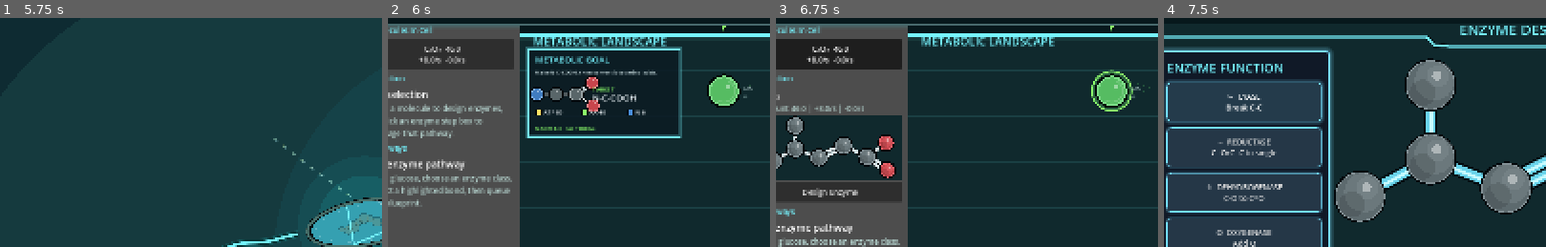
Above: before the commit, frames 1-4 (left to right).
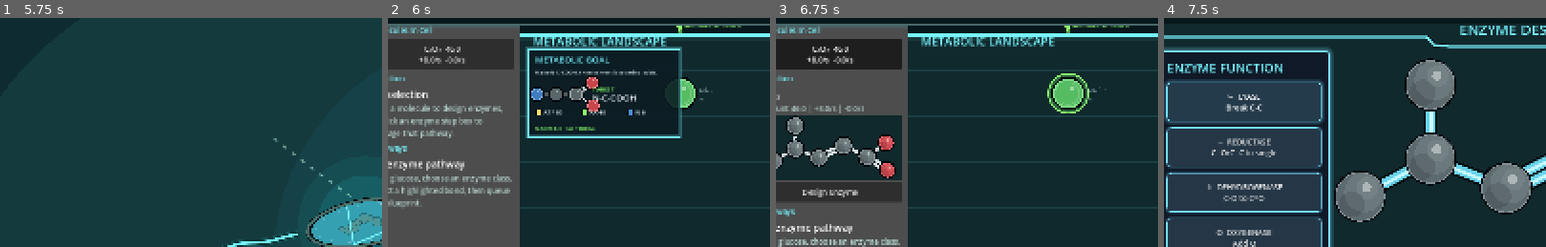
Above: after the commit, the same moments.

Repository: EliasEnglund/SimCell
Game: Godot game, scene res://scenes/main.tscn
The game is run twice, just before and just after one commit, with the same random seed, the same clock (stepped at 60 frames per second) and the same inputs.
Inputs (mouse positions are % of the whole screen's width and height, from its top left):
- Up to frame 1 (5.75 s): click "PLAY" at 0.5 s; click "♪" at 1.25 s; click "♫" at 2 s; click "Ⅱ" at 2.75 s; click "-" at 3.5 s; click "+" at 4.25 s; click (33, 96) at 5.02 s
- Up to frame 2 (6 s): click (40, 96) at 5.77 s
- Up to frame 3 (6.75 s): click "C₆O₂ 46.0 +8.0/s -0.0/s" at 6.5 s
- Up to frame 4 (7.5 s): click "Design Enzyme" at 7.25 s
The pictures show only the part of the screen within x 2-52%, y 5-55%; the shares and areas given below are measured in that part.

Frame 1 is identical in both runs. In frame 2, 1.8% of the frame differs, in the area x 75-96%, y 3-40%; in frame 3, 3.3%, in the area x 71-98%, y 3-42%; in frame 4, nothing differs.

Commit message:
Stabilize metabolism grid routing

Diff:
--- a/scripts/ui/metabolism_workspace.gd
+++ b/scripts/ui/metabolism_workspace.gd
@@ -118,12 +118,12 @@
 	_dragging = false
 	if _dragging_molecule and not _drag_molecule_id.is_empty() and _layout_positions.has(_drag_molecule_id):
 		var size_px: Vector2 = _visible_sizes.get(_drag_molecule_id, MOLECULE_CARD_SIZE * zoom)
-		_layout_positions[_drag_molecule_id] = _snap_node_to_grid(_layout_positions[_drag_molecule_id], size_px / zoom)
+		_layout_positions[_drag_molecule_id] = _snap_node_to_grid_cell(_layout_positions[_drag_molecule_id], size_px / zoom)
 		_manual_positions[_drag_molecule_id] = true
 		rebuild_after = true
 	elif _dragging_goal and not _drag_goal_id.is_empty() and _manual_goal_positions.has(_drag_goal_id):
 		var goal_size_px: Vector2 = _visible_goal_sizes.get(_drag_goal_id, GOAL_CARD_SIZE * zoom)
-		_manual_goal_positions[_drag_goal_id] = _snap_node_to_grid(_manual_goal_positions[_drag_goal_id], goal_size_px / zoom)
+		_manual_goal_positions[_drag_goal_id] = _snap_node_to_grid_cell(_manual_goal_positions[_drag_goal_id], goal_size_px / zoom)
 		rebuild_after = true
 	_dragging_molecule = false
 	_dragging_goal = false
@@ -284,22 +284,17 @@
 		if visible_products.is_empty():
 			continue
 		var source_center := _node_center(positions[substrate], sizes[substrate])
-		var product_centers: Array[Vector2] = []
-		for product_id in visible_products:
-			product_centers.append(_node_center(positions[product_id], sizes[product_id]))
-		var average_target := Vector2.ZERO
-		for center in product_centers:
-			average_target += center
-		average_target /= float(product_centers.size())
-		var source_dir := _primary_axis(average_target - source_center)
-		var source_port := _node_port(positions[substrate], sizes[substrate], source_dir)
 		for product_index in visible_products.size():
 			var product_id := visible_products[product_index]
 			var target_center := _node_center(positions[product_id], sizes[product_id])
-			var target_dir := _primary_axis(source_center - target_center)
+			var source_dir := _primary_axis(target_center - source_center)
+			var source_port := _node_port(positions[substrate], sizes[substrate], source_dir)
+			var target_dir := -source_dir
+			if absf((source_center - target_center).dot(target_dir)) < 0.001:
+				target_dir = _primary_axis(source_center - target_center)
 			var target_port := _node_port(positions[product_id], sizes[product_id], target_dir)
 			var arrow := RoutedArrowLine.new()
-			arrow.points = _routed_between_nodes(source_port, target_port, source_dir, target_dir, visible_products.size(), product_index)
+			arrow.points = _routed_between_nodes(source_port, target_port, source_dir)
 			arrow.rate = float(reaction.get("rate", 0.0))
 			arrow.active = int(reaction.get("active_count", 0)) > 0
 			arrow.queued = int(reaction.get("queued_count", 0)) > 0
@@ -314,28 +309,14 @@
 		return Vector2.RIGHT if delta.x >= 0.0 else Vector2.LEFT
 	return Vector2.DOWN if delta.y >= 0.0 else Vector2.UP
 
-func _routed_between_nodes(start: Vector2, end: Vector2, start_dir: Vector2, end_dir: Vector2, branch_count: int = 1, branch_index: int = 0) -> Array[Vector2]:
-	var away_base := start + start_dir.normalized() * GRID_CELL * zoom * 0.34
-	var approach_base := end + end_dir.normalized() * GRID_CELL * zoom * 0.34
-	var lane_offset := (float(branch_index) - float(branch_count - 1) * 0.5) * GRID_CELL * zoom * 0.16
-	var away := away_base
-	var approach := approach_base
-	if start_dir.y != 0.0:
-		away.x += lane_offset
-	else:
-		away.y += lane_offset
-	if end_dir.y != 0.0:
-		approach.x += lane_offset
-	else:
-		approach.y += lane_offset
-	var route: Array[Vector2] = [start, away_base, away]
-	if absf(away.x - approach.x) > 1.0 and absf(away.y - approach.y) > 1.0:
+func _routed_between_nodes(start: Vector2, end: Vector2, start_dir: Vector2) -> Array[Vector2]:
+	var away := start + start_dir.normalized() * GRID_CELL * zoom * 0.32
+	var route: Array[Vector2] = [start, away]
+	if absf(away.x - end.x) > 1.0 and absf(away.y - end.y) > 1.0:
 		if absf(start_dir.y) > 0.0:
-			route.append(Vector2(away.x, approach.y))
+			route.append(Vector2(away.x, end.y))
 		else:
-			route.append(Vector2(approach.x, away.y))
-	route.append(approach)
-	route.append(approach_base)
+			route.append(Vector2(end.x, away.y))
 	route.append(end)
 	return _clean_route(route)
 
@@ -490,7 +471,7 @@
 	var first_id := ids[0]
 	if not _layout_positions.has(first_id):
 		var first_size: Vector2 = sizes[first_id]
-		_layout_positions[first_id] = _snap_to_grid(Vector2(map_width * 0.5 - first_size.x * 0.5, GRID_CELL * 0.75))
+		_layout_positions[first_id] = _snap_node_to_grid_cell(Vector2(map_width * 0.5 - first_size.x * 0.5, GRID_CELL * 0.75), first_size)
 	for pathway in simulation.pathway_arrows():
 		var substrate_id: String = pathway.get("substrate", "")
 		if not _layout_positions.has(substrate_id):
@@ -512,16 +493,16 @@
 		var cursor_x := source_pos.x + source_size.x * 0.5 - group_width * 0.5
 		for product_id in placed_products:
 			var product_size: Vector2 = sizes[product_id]
-			if _manual_positions.has(product_id):
+			if _layout_positions.has(product_id):
 				cursor_x += product_size.x + group_gap
 				continue
-			var preferred := _snap_to_grid(Vector2(cursor_x, source_pos.y + source_size.y + GRID_CELL * 2.0))
+			var preferred := _snap_node_to_grid_cell(Vector2(cursor_x, source_pos.y + source_size.y + GRID_CELL * 2.0), product_size)
 			var opened := _open_position(preferred, product_size, sizes, false, product_id)
 			if opened.y > preferred.y + product_size.y * 0.5:
 				opened = _open_position(preferred + Vector2(0.0, product_size.y + 116.0), product_size, sizes, false, product_id)
 			if opened.y < preferred.y:
 				opened.y = preferred.y
-			_layout_positions[product_id] = _snap_to_grid(opened)
+			_layout_positions[product_id] = _snap_node_to_grid_cell(opened, product_size)
 			cursor_x += product_size.x + group_gap
 	var gap := Vector2(GRID_CELL, GRID_CELL)
 	var row_y := GRID_CELL * 3.0
@@ -535,7 +516,7 @@
 				row_x = 96.0
 				row_y += row_height + gap.y
 				row_height = 0.0
-			_layout_positions[id] = _snap_to_grid(_open_position(Vector2(row_x, row_y), node_size, sizes))
+			_layout_positions[id] = _snap_node_to_grid_cell(_open_position(Vector2(row_x, row_y), node_size, sizes), node_size)
 			row_x += node_size.x + gap.x
 			row_height = maxf(row_height, node_size.y)
 		result[id] = {"position": _layout_positions[id], "size": node_size}
@@ -557,6 +538,13 @@
 func _snap_node_to_grid(pos: Vector2, node_size: Vector2) -> Vector2:
 	var center := pos + node_size * 0.5
 	return _snap_to_grid(center) - node_size * 0.5
+
+func _snap_to_grid_cell_center(center: Vector2) -> Vector2:
+	return Vector2((floor(center.x / GRID_CELL) + 0.5) * GRID_CELL, (floor(center.y / GRID_CELL) + 0.5) * GRID_CELL)
+
+func _snap_node_to_grid_cell(pos: Vector2, node_size: Vector2) -> Vector2:
+	var center := pos + node_size * 0.5
+	return _snap_to_grid_cell_center(center) - node_size * 0.5
 
 func _snap_screen_to_grid(pos: Vector2) -> Vector2:
 	var world := (pos - pan_offset) / zoom
@@ -887,6 +875,10 @@
 				continue
 			draw_line(a, b, Color("02070b"), 7.0, true)
 			draw_line(a, b, line_color, 3.0, true)
+		for i in range(1, points.size() - 1):
+			var p: Vector2 = points[i]
+			draw_circle(p, 3.8, Color("02070b"))
+			draw_circle(p, 2.2, line_color)
 		var end: Vector2 = points[points.size() - 1]
 		var previous: Vector2 = points[points.size() - 2]
 		var dir := (end - previous).normalized()
